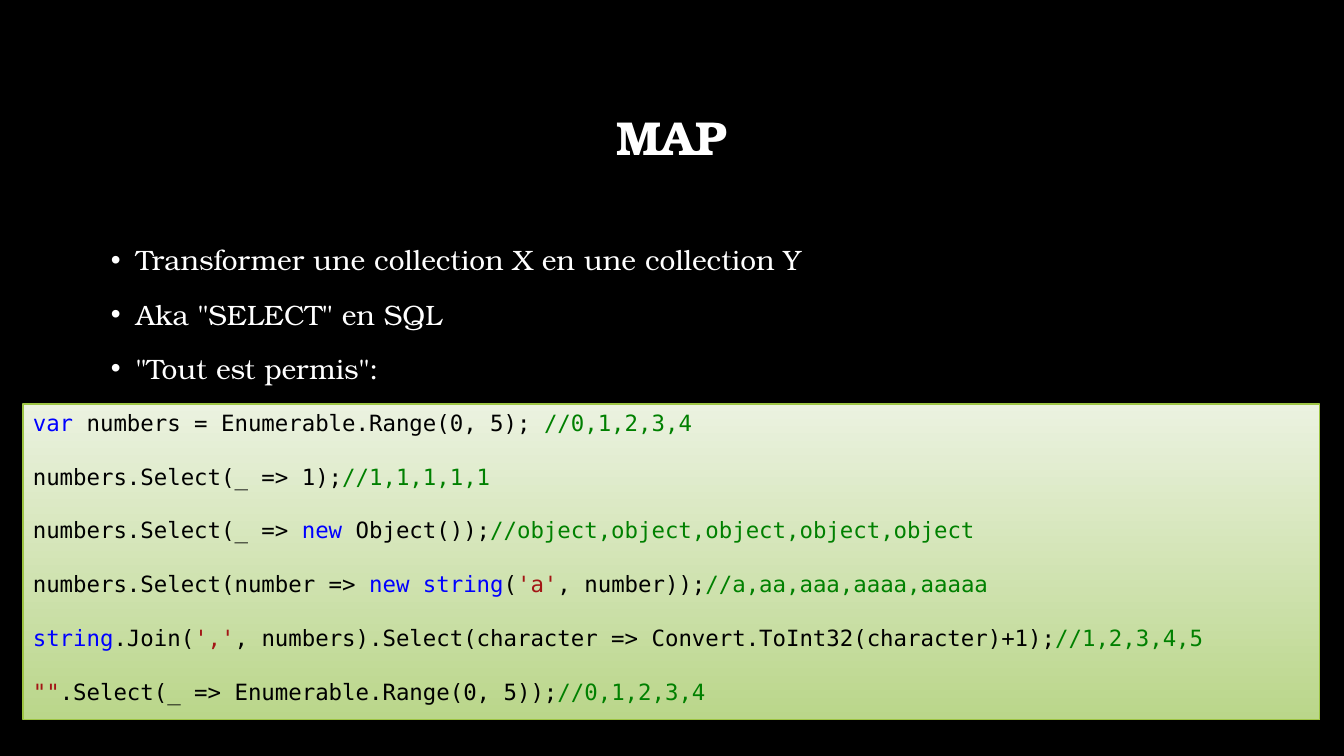
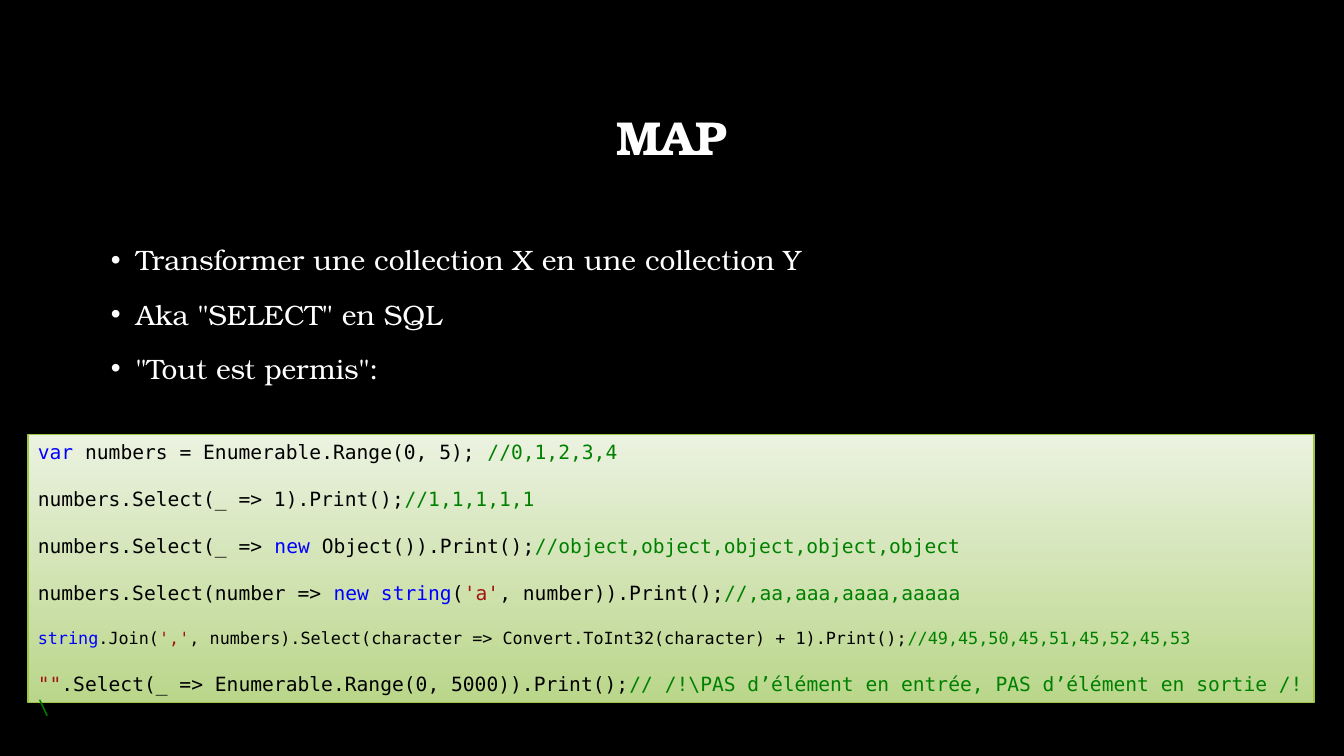
Before and after one commit to witrellesp/323-Programmation_fonctionnelleFork, a slide deck: slide 2 of supports/source/03-MapReduce.pptx. Drawn at 1344x756 pixels with LibreOffice and Linux fonts; fonts in the diff are those of the drawing; background and template pictures are left out. Boxes give left, top, right and bottom in pixels: in the first picture for what was removed or moved away, otherwise in the second. Text is boxed around its words. In the diff, an @@ line names an element or a change of style, - is before the commit and + after.

```diff
--- a/supports/source/03-MapReduce.pptx
+++ b/supports/source/03-MapReduce.pptx
@@ rectangle "var numbers = Enumerable.Range(0, 5); ...": place and size @@
-rectangle "var numbers = Enumerable.Range(0, 5); ..." at [23,404,1321,720]
+rectangle "var numbers = Enumerable.Range(0, 5); ..." at [28,435,1315,703]
@@ text in rectangle at [38,444,617,464]: size 16 to 14 pt in "var numbers = Enumerable.Range(0, 5); //0,1,2,3,4" @@
@@ text in rectangle at [38,491,1267,696]: text changed; size 16 to 14 pt @@
-numbers.Select(_ => 1);//1,1,1,1,1
-numbers.Select(_ => new Object());//object,object,object,object,object
-numbers.Select(number => new string('a', number));//a,aa,aaa,aaaa,aaaaa
-string.Join(',', numbers).Select(character => Convert.ToInt32(character)+1);//1,2,3,4,5
-"".Select(_ => Enumerable.Range(0, 5));//0,1,2,3,4
+numbers.Select(_ => 1).Print();//1,1,1,1,1
+numbers.Select(_ => new Object()).Print();//object,object,object,object,object
+numbers.Select(number => new string('a', number)).Print();//,aa,aaa,aaaa,aaaaa
+string.Join(',', numbers).Select(character => Convert.ToInt32(character) + 1).Print();//49,45,50,45,51,45,52,45,53
+"".Select(_ => Enumerable.Range(0, 5000)).Print();// /!\PAS d’élément en entrée, PAS d’élément en sortie /!\
```
Also in this commit, not shown: 1 other slide changed, 2 other files.
